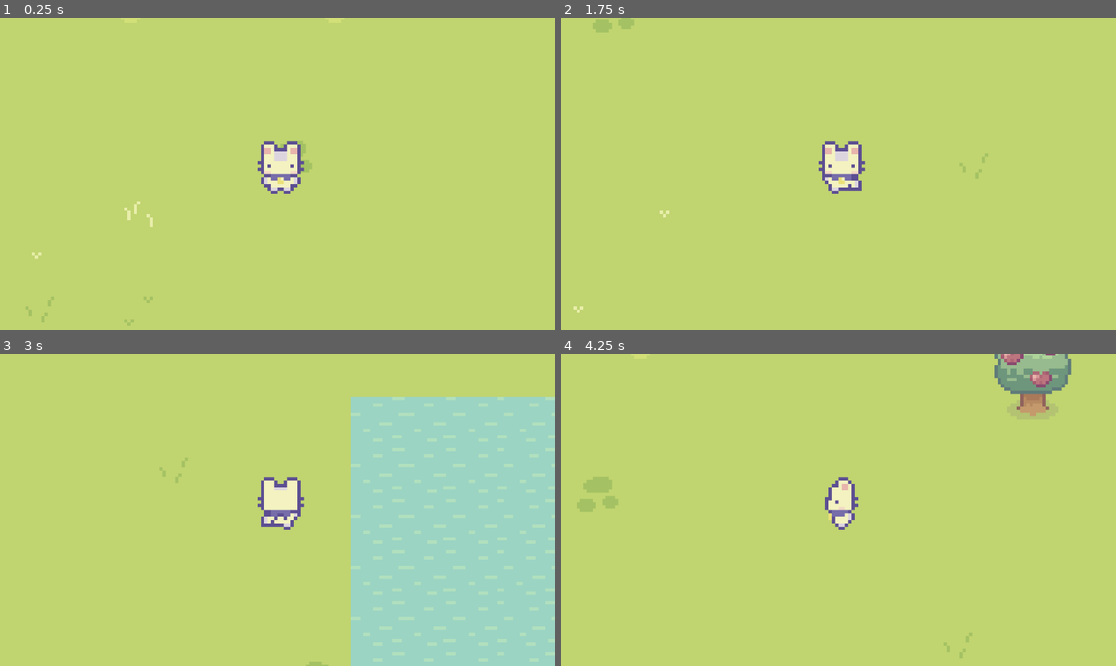
Above: before the commit, frames 1-4 (two rows, left to right).
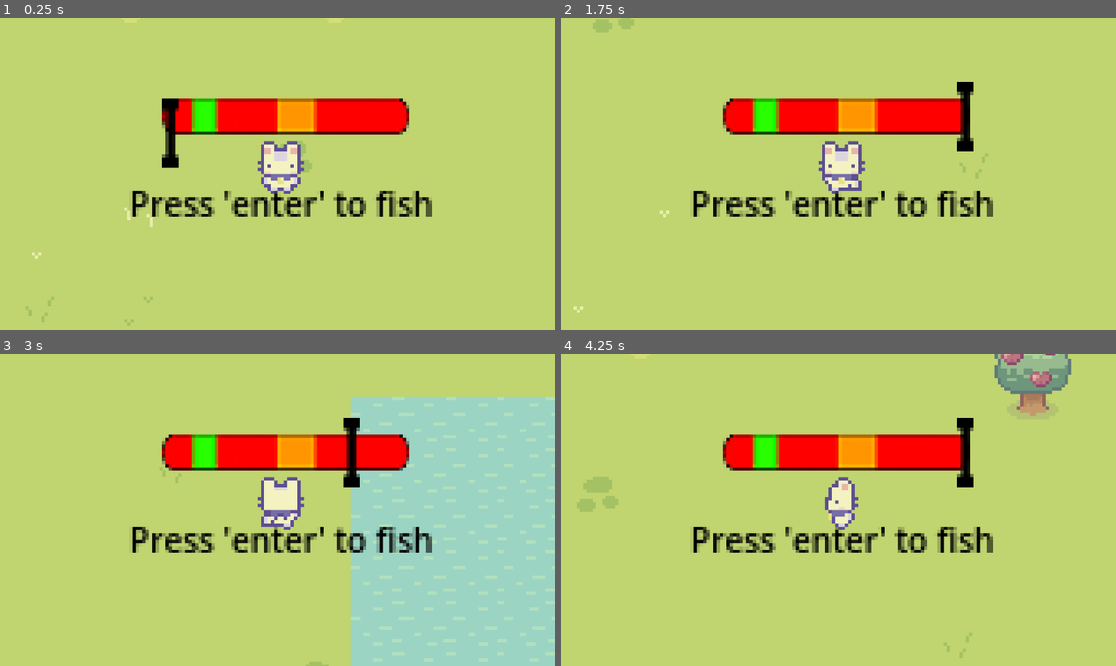
Above: after the commit, the same moments.

Repository: johnf008/Campfire-Project-One
Game: Godot game, scene res://main.tscn
The game is run twice, just before and just after one commit, with the same random seed, the same clock (stepped at 60 frames per second) and the same inputs.
Inputs:
- Up to frame 1 (0.25 s): no input
- Up to frame 2 (1.75 s): tap Enter (ui_accept) at 0.5, 0.6, 0.77, 1.07, 1.25, 1.52, 1.55 s; hold D (right) 0.53-1.28 s; hold S (down) from 1.28 s (still down); tap Alt at 1.35 s
- Up to frame 3 (3 s): tap Enter (ui_accept) at 1.82, 2, 2.3, 2.75, 2.85 s; release S (down) at 2.03 s; hold D (right) 2.03-2.78 s; tap Shift at 2.1 s; hold W (up) from 2.78 s (still down)
- Up to frame 4 (4.25 s): tap Enter (ui_accept) at 3.02, 3.32, 3.5, 3.77, 3.8, 4.07 s; release W (up) at 3.53 s; hold A (left) from 3.53 s (still down); tap Alt at 3.6 s

The runs differ from the first frame. In frame 1, 7.7% of the frame differs, in the area x 23-78%, y 25-64%; in frame 2, 7.8%, in the area x 23-78%, y 20-64%; in frame 3, 7.7%; in frame 4, 7.8%.

Commit message:
Moved the scripts to a folder and fixed some stuff with the bar appearing when at the lake

Diff:
--- a/character_body_2d.gd
+++ b/Scripts/character_body_2d.gd
@@ -33,13 +33,15 @@
 func _on_area_2d_body_entered(body: Node2D) -> void:
 	if is_in_group("player_and_lake") and wait_for_me != 0:
 		fishing_ability = true
-		event_bar.visible = true
+		#event_bar.visible = true
 
 		#i wanna emit something to the event bar that says yo i want to start the thing
-		startBar.emit()
+		if Input.is_action_just_pressed("accept"):
+			print("Broooo did you do it?")
+			startBar.emit()
 
 
 	wait_for_me += 1
 func _on_area_2d_body_exited(body: Node2D) -> void:
 	fishing_ability = false
-	event_bar.visible = false
+	#event_bar.visible = false
--- a/event_bar.gd
+++ b/Scripts/event_bar.gd
@@ -10,6 +10,8 @@
 
 @onready var indicator: TextureRect = $Indicator
 @onready var cooldown_timer: Timer = $"Cooldown Timer"
+@export var event_bar: TextureRect
+
 
 var x_end_position: float
 var green_range_x = Vector2(9,17)
@@ -22,13 +24,16 @@
 	x_end_position = global_position.x - (indicator.size.x) / 2
 	print("Bar size: ", size)
 	print("Indicator size: ", indicator.size)
+	set_process(false)
 
 func start():
+
 	var end_center_offset = Vector2(size.x, size.y / 2)
 	var indicator_ceter_off_set = indicator.size / 2
 
 	indicator.position = end_center_offset - indicator_ceter_off_set
 
+	print("Bro have you started")
 func _process(delta: float) -> void:
 	indicator.position.x -= size.x / duration * delta
 
@@ -36,7 +41,7 @@
 		_finish(true)
 
 func _input(_event: InputEvent) -> void:
-	if Input.is_action_just_pressed("ui_accept") and ready_for_input:
+	if Input.is_action_just_pressed("accept") and ready_for_input:
 		_finish()
 		ready_for_input = false
 
@@ -81,3 +86,4 @@
 
 func _on_character_body_2d_start_bar() -> void:
 	start()
+	set_process(true)
--- a/event_bar.tscn
+++ b/event_bar.tscn
@@ -1,7 +1,7 @@
 [gd_scene format=3 uid="uid://cyyv4335bhakk"]
 
 [ext_resource type="Texture2D" uid="uid://bdwr0q7ptpfcq" path="res://doesthisworkpleaseee.png" id="1_jbk2o"]
-[ext_resource type="Script" uid="uid://roqww717fdcb" path="res://event_bar.gd" id="2_sov21"]
+[ext_resource type="Script" uid="uid://roqww717fdcb" path="res://Scripts/event_bar.gd" id="2_sov21"]
 [ext_resource type="Texture2D" uid="uid://cxcuktaxicss4" path="res://new_indicator.png" id="3_sov21"]
 
 [node name="EventBar" type="TextureRect" unique_id=1056787209]
--- a/game.gd
+++ b/game.gd
@@ -26,3 +26,7 @@
 
 		#i need something here that tells the game yo we're ready for another input
 		startAgain.emit()
+
+
+func _on_area_2d_body_entered(body: Node2D) -> void:
+	pass # Replace with function body.
--- /dev/null
+++ b/label_of_triggers.gd
@@ -0,0 +1,11 @@
+extends Control
+
+@export var instructions: Label
+
+
+func _on_area_2d_body_entered(body: Node2D) -> void:
+	instructions.text = "Press 'enter' to fish"
+
+
+func _on_area_2d_body_exited(body: Node2D) -> void:
+	instructions.text = ""
--- /dev/null
+++ b/label_of_triggers.tscn
@@ -0,0 +1,33 @@
+[gd_scene format=3 uid="uid://wdg2lwct66ew"]
+
+[ext_resource type="Script" uid="uid://dtd47ajwmgi1j" path="res://label_of_triggers.gd" id="1_ipnro"]
+
+[sub_resource type="LabelSettings" id="LabelSettings_kud1s"]
+font_size = 10
+font_color = Color(0, 0, 0, 1)
+
+[node name="Label of Triggers" type="Control" unique_id=1399187086 node_paths=PackedStringArray("instructions")]
+layout_mode = 3
+anchors_preset = 15
+anchor_right = 1.0
+anchor_bottom = 1.0
+grow_horizontal = 2
+grow_vertical = 2
+script = ExtResource("1_ipnro")
+instructions = NodePath("Instructions")
+
+[node name="Instructions" type="Label" parent="." unique_id=342385229]
+layout_mode = 1
+anchors_preset = 7
+anchor_left = 0.5
+anchor_top = 1.0
+anchor_right = 0.5
+anchor_bottom = 1.0
+offset_left = -247.5
+offset_top = -20.0
+offset_right = 247.5
+grow_horizontal = 2
+grow_vertical = 0
+text = "Test"
+label_settings = SubResource("LabelSettings_kud1s")
+horizontal_alignment = 1
--- a/main.tscn
+++ b/main.tscn
@@ -1,14 +1,15 @@
 [gd_scene format=4 uid="uid://jeiclmbox3ay"]
 
-[ext_resource type="Script" uid="uid://cqkesqvp828ge" path="res://character_body_2d.gd" id="1_h2yge"]
+[ext_resource type="Script" uid="uid://cqkesqvp828ge" path="res://Scripts/character_body_2d.gd" id="1_h2yge"]
 [ext_resource type="Script" uid="uid://d3t6tkjpfbhed" path="res://game.gd" id="1_kek77"]
 [ext_resource type="Texture2D" uid="uid://cq7dusruopfyh" path="res://Tilesets/Grass.png" id="3_h2yge"]
 [ext_resource type="Texture2D" uid="uid://bxx7rtmrojedg" path="res://Tilesets/Water.png" id="4_lquwl"]
 [ext_resource type="Texture2D" uid="uid://dep2flwcvbqkg" path="res://Objects/Basic Grass Biom things 1.png" id="5_7mycd"]
 [ext_resource type="Texture2D" uid="uid://da6qc6ilq5b1m" path="res://Tilesets/Fences.png" id="6_7mycd"]
 [ext_resource type="Texture2D" uid="uid://dmaf735jwunbg" path="res://Basic Charakter Spritesheet.png" id="6_272bh"]
-[ext_resource type="Script" uid="uid://cymypqy7e81nk" path="res://sprite_2d.gd" id="7_272bh"]
+[ext_resource type="Script" uid="uid://cymypqy7e81nk" path="res://Scripts/sprite_2d.gd" id="7_272bh"]
 [ext_resource type="PackedScene" uid="uid://cyyv4335bhakk" path="res://event_bar.tscn" id="9_4c57u"]
+[ext_resource type="PackedScene" uid="uid://wdg2lwct66ew" path="res://label_of_triggers.tscn" id="10_4c57u"]
 
 [sub_resource type="TileSetAtlasSource" id="TileSetAtlasSource_1bvp3"]
 texture = ExtResource("3_h2yge")
@@ -351,12 +352,23 @@
 unique_name_in_owner = true
 libraries/ = SubResource("AnimationLibrary_dg77c")
 
-[node name="EventBar" parent="Game/CharacterBody2D/Sprite2D" unique_id=1056787209 instance=ExtResource("9_4c57u")]
-visible = false
+[node name="EventBar" parent="Game/CharacterBody2D/Sprite2D" unique_id=1056787209 node_paths=PackedStringArray("event_bar") instance=ExtResource("9_4c57u")]
 offset_left = -35.806435
 offset_top = -21.290312
 offset_right = 39.193565
 offset_bottom = -10.290312
+event_bar = NodePath(".")
+
+[node name="Label of Triggers" parent="Game/CharacterBody2D/Sprite2D" unique_id=1399187086 instance=ExtResource("10_4c57u")]
+anchors_preset = 7
+anchor_left = 0.5
+anchor_top = 1.0
+anchor_right = 0.5
+offset_left = -24.0
+offset_top = -24.0
+offset_right = -24.0
+offset_bottom = -24.0
+grow_vertical = 0
 
 [node name="CollisionShape2D" type="CollisionShape2D" parent="Game/CharacterBody2D" unique_id=1224326413]
 position = Vector2(242.5, -181.5)
@@ -389,5 +401,8 @@
 [connection signal="green_done" from="Game/CharacterBody2D/Sprite2D/EventBar" to="Game" method="_on_event_bar_green_done"]
 [connection signal="orange_done" from="Game/CharacterBody2D/Sprite2D/EventBar" to="Game" method="_on_event_bar_orange_done"]
 [connection signal="regular_done" from="Game/CharacterBody2D/Sprite2D/EventBar" to="Game" method="_on_event_bar_regular_done"]
+[connection signal="body_entered" from="Game/Area2D" to="Game" method="_on_area_2d_body_entered"]
 [connection signal="body_entered" from="Game/Area2D" to="Game/CharacterBody2D" method="_on_area_2d_body_entered"]
+[connection signal="body_entered" from="Game/Area2D" to="Game/CharacterBody2D/Sprite2D/Label of Triggers" method="_on_area_2d_body_entered"]
 [connection signal="body_exited" from="Game/Area2D" to="Game/CharacterBody2D" method="_on_area_2d_body_exited"]
+[connection signal="body_exited" from="Game/Area2D" to="Game/CharacterBody2D/Sprite2D/Label of Triggers" method="_on_area_2d_body_exited"]
--- a/project.godot
+++ b/project.godot
@@ -27,8 +27,7 @@
 
 up={
 "deadzone": 0.2,
-"events": [Object(InputEventKey,"resource_local_to_scene":fa …(140 unchanged characters)… d":false,"keycode":0,"physical_keycode":32,"key_label":0,"unicode":32,"location":0,"echo":false,"script":null)
-, Object(InputEventKey,"resource_local_to_scene":false,"resource_name":"","device":-1,"window_id":0,"alt_pressed":false,"shift_pressed":false,"ctrl_pressed":false,"meta_pressed":false,"pressed":false,"keycode":0,"physical_keycode":87,"key_label":0,"unicode":119,"location":0,"echo":false,"script":null)
+"events": [Object(InputEventKey,"resource_local_to_scene":fa …(140 unchanged characters)… d":false,"keycode":0,"physical_keycode":87,"key_label":0,"unicode":119,"location":0,"echo":false,"script":null)
 , Object(InputEventKey,"resource_local_to_scene":false,"resource_name":"","device":-1,"window_id":0,"alt_pressed":false …(186 unchanged characters)…
 ]
 }
@@ -50,6 +49,11 @@
 , Object(InputEventKey,"resource_local_to_scene":false,"resource_name":"","device":-1,"window_id":0,"alt_pressed":false …(186 unchanged characters)…
 ]
 }
+accept={
+"deadzone": 0.2,
+"events": [Object(InputEventKey,"resource_local_to_scene":false,"resource_name":"","device":-1,"window_id":0,"alt_pressed":false,"shift_pressed":false,"ctrl_pressed":false,"meta_pressed":false,"pressed":false,"keycode":0,"physical_keycode":4194309,"key_label":0,"unicode":0,"location":0,"echo":false,"script":null)
+]
+}
 
 [physics]
 
Renamed: character_body_2d.gd.uid -> Scripts/character_body_2d.gd.uid
Renamed: event_bar.gd.uid -> Scripts/event_bar.gd.uid
Renamed: sprite_2d.gd -> Scripts/sprite_2d.gd
Renamed: sprite_2d.gd.uid -> Scripts/sprite_2d.gd.uid
Not shown, added: label_of_triggers.gd.uid
